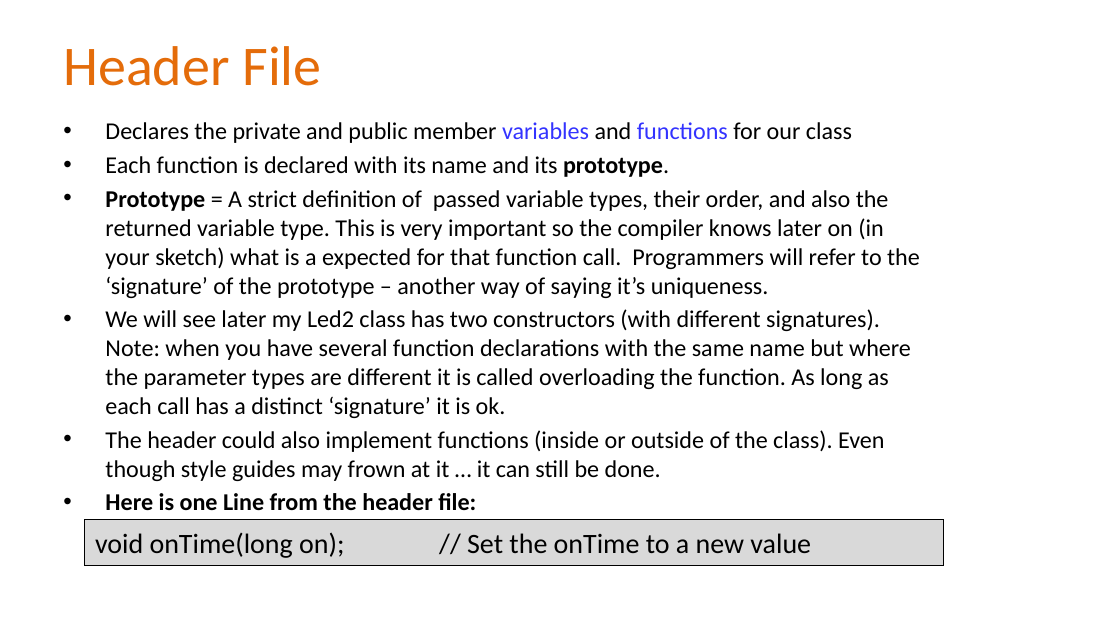
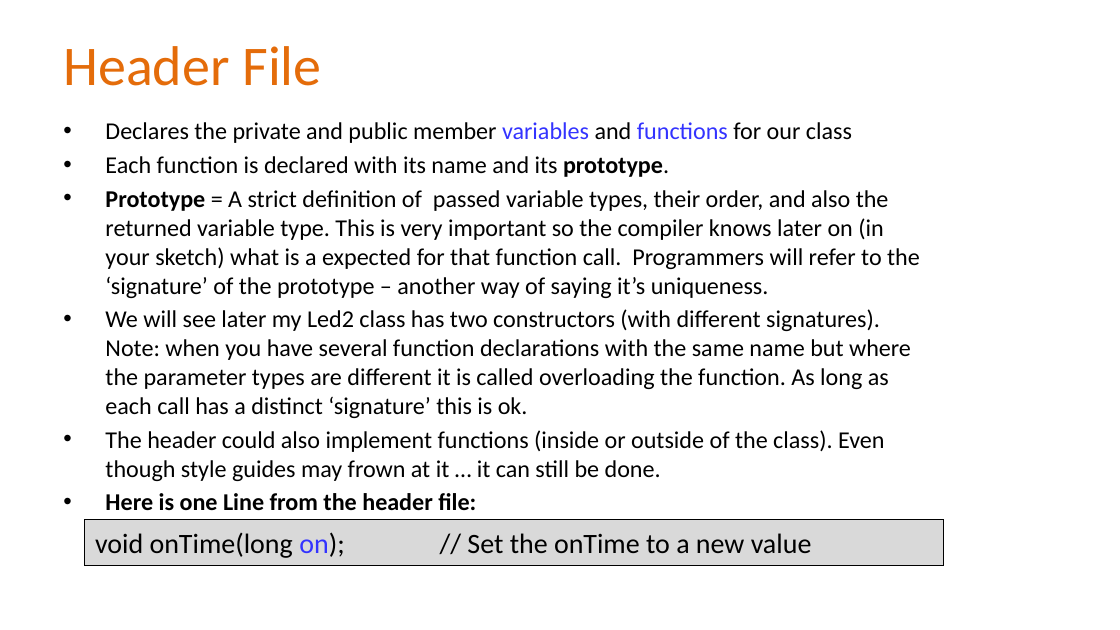
Before and after one commit to Alan-Lomax/MERG-SIG-Presentations, a slide deck: slide 14 of Introduction to Class Programming Part 2.pptx. Drawn at 1120x630 pixels with LibreOffice and Linux fonts; fonts in the diff are those of the drawing; background and template pictures are left out. Boxes give left, top, right and bottom in pixels: in the first picture for what was removed or moved away, otherwise in the second. Text is boxed around its words. In the diff, an @@ line names an element or a change of style, - is before the commit and + after.

```diff
--- a/Introduction to Class Programming Part 2.pptx
+++ b/Introduction to Class Programming Part 2.pptx
@@ text at [105, 309, 911, 418]: text changed @@
-• We will see later my Led2 class has two constructors (with different signatures). Note: when you have several function declarations with the same name but where the parameter types are different it is called overloading the function. As long as each call has a distinct ‘signature’ it is ok.
+• We will see later my Led2 class has two constructors (with different signatures). Note: when you have several function declarations with the same name but where the parameter types are different it is called overloading the function. As long as each call has a distinct ‘signature’ this is ok.
@@ rectangle "void onTime(long on); // Set ..." at [84, 520, 943, 564]: text colour #000000 to #3333FF in "on);" @@
```
Also in this commit, not shown: 10 other slides changed, 1 slide added, 1 slide removed.
